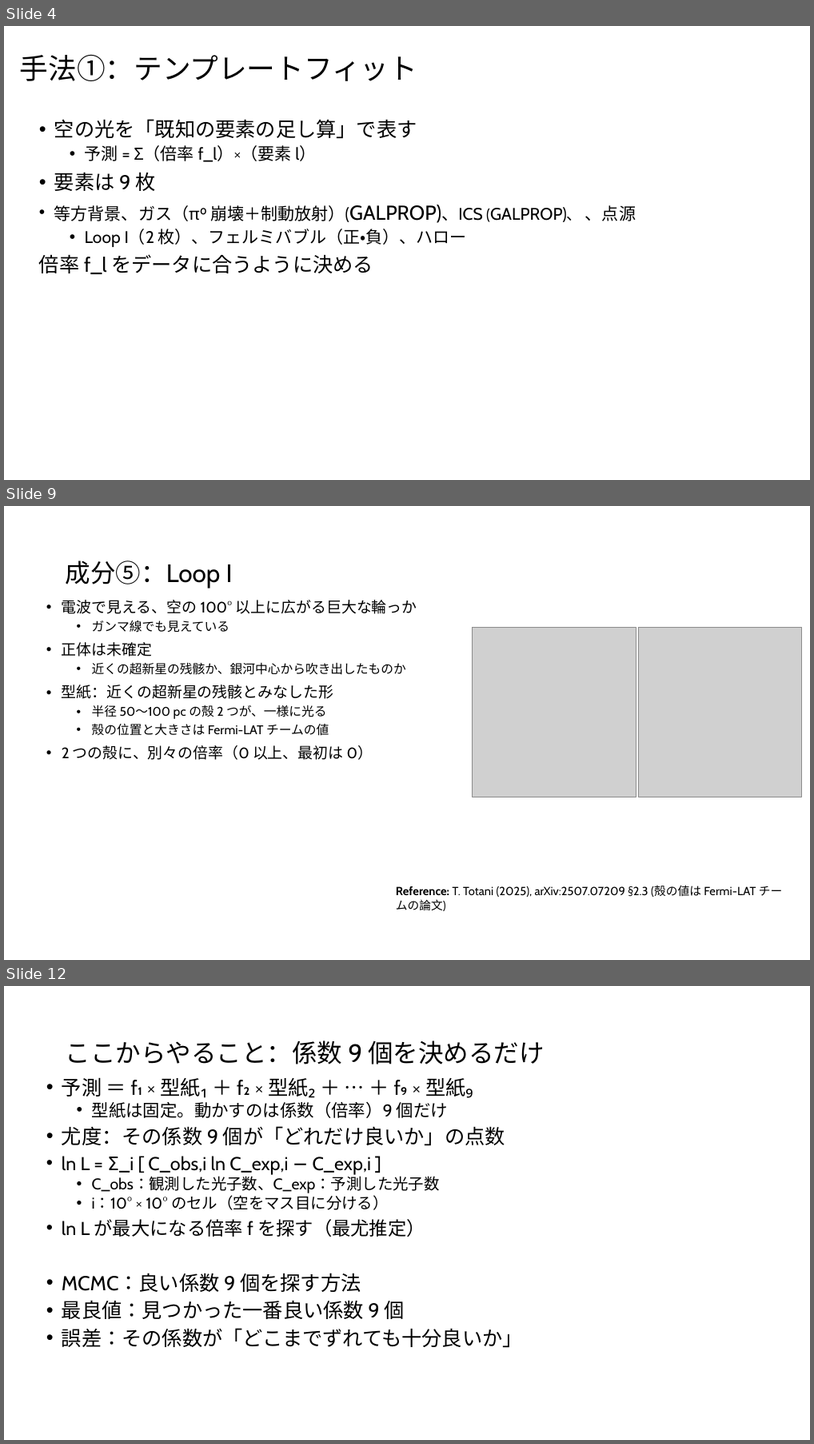
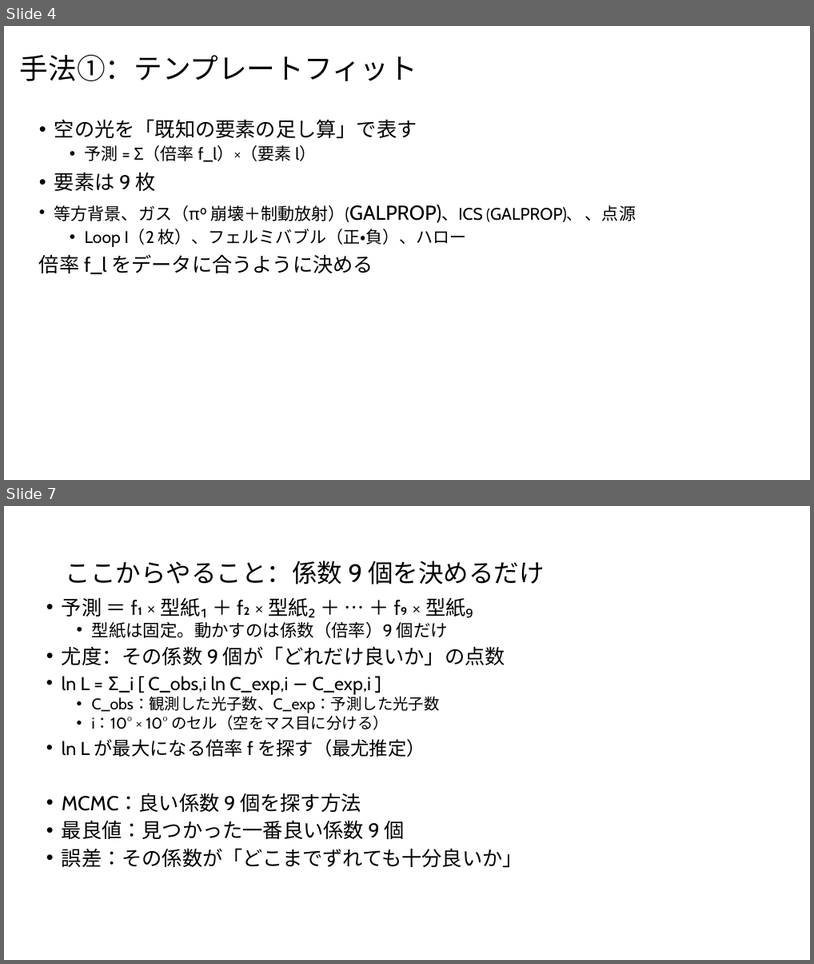
Before and after one commit to Mikann20041029/darkmatter-slides, a slide deck: slides/2026-10-03_研究進捗報告_claude.pptx. Shown one above the other, each under a label of ours: slides 4, 9 and 12 before the commit, slides 4 and 7 after it; the slides between them are not shown. The pictures are 814x1444 and 814x964 pixels, drawn with LibreOffice and Linux fonts; fonts in the diff are those of the drawing; grey boxes stand for pictures. Boxes give left, top, right and bottom in pixels: in the first picture for what was removed or moved away, otherwise in the second. Text is boxed around its words. In the diff, an @@ line names an element or a change of style, - is before the commit and + after.

```diff
--- a/slides/2026-10-03_研究進捗報告_claude.pptx
+++ b/slides/2026-10-03_研究進捗報告_claude.pptx
@@ slide 9 removed at box(4, 506, 810, 960), background #FFFFFF @@
@@ title removed at box(66, 560, 233, 588) @@
-成分⑤：Loop I
@@ text removed at box(62, 600, 418, 760) @@
-• 電波で見える、空の 100° 以上に広がる巨大な輪っか
-  • ガンマ線でも見えている
-• 正体は未確定
-  • 近くの超新星の残骸か、銀河中心から吹き出したものか
-• 型紙：近くの超新星の残骸とみなした形
-  • 半径 50〜100 pc の殻 2 つが、一様に光る
-  • 殻の位置と大きさは Fermi-LAT チームの値
-• 2 つの殻に、別々の倍率（0 以上、最初は 0）
@@ picture removed at box(473, 627, 636, 796) @@
@@ picture removed at box(639, 627, 802, 796) @@
@@ text removed at box(396, 884, 782, 911) @@
-Reference: T. Totani (2025), arXiv:2507.07209 §2.3 (殻の値は Fermi-LAT チームの論文)
@@ what was slide 12 is now slide 7 @@
```
Also in this commit, not shown: 10 slides changed, 1 slide added, 5 other slides removed.
